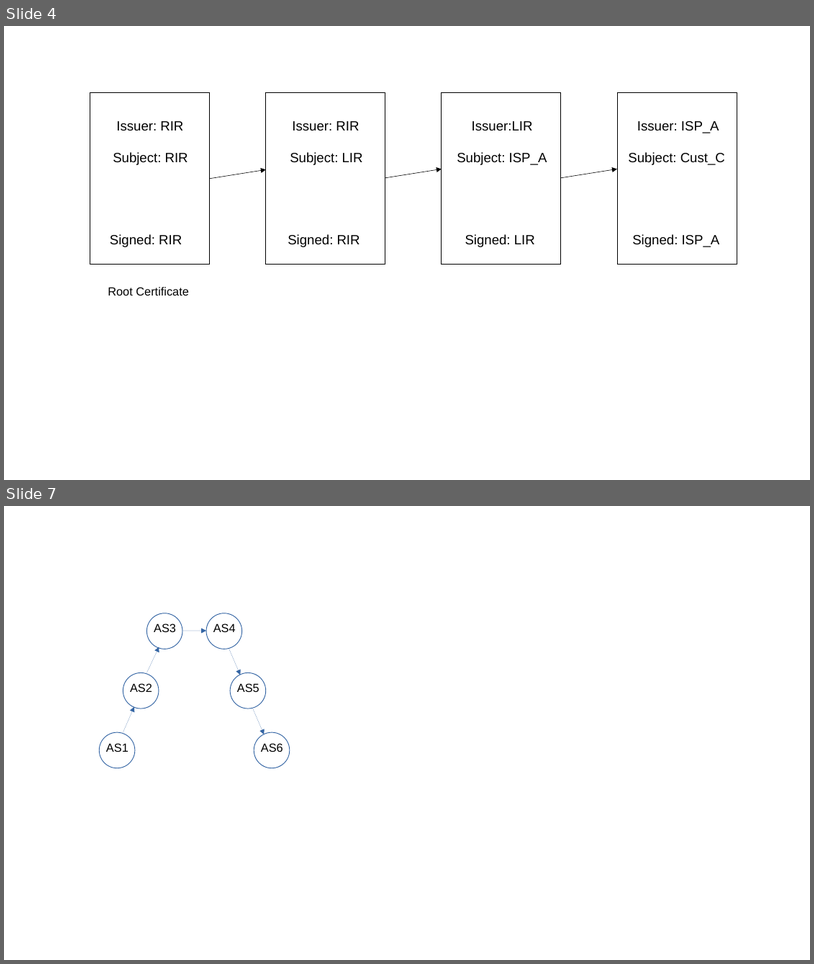
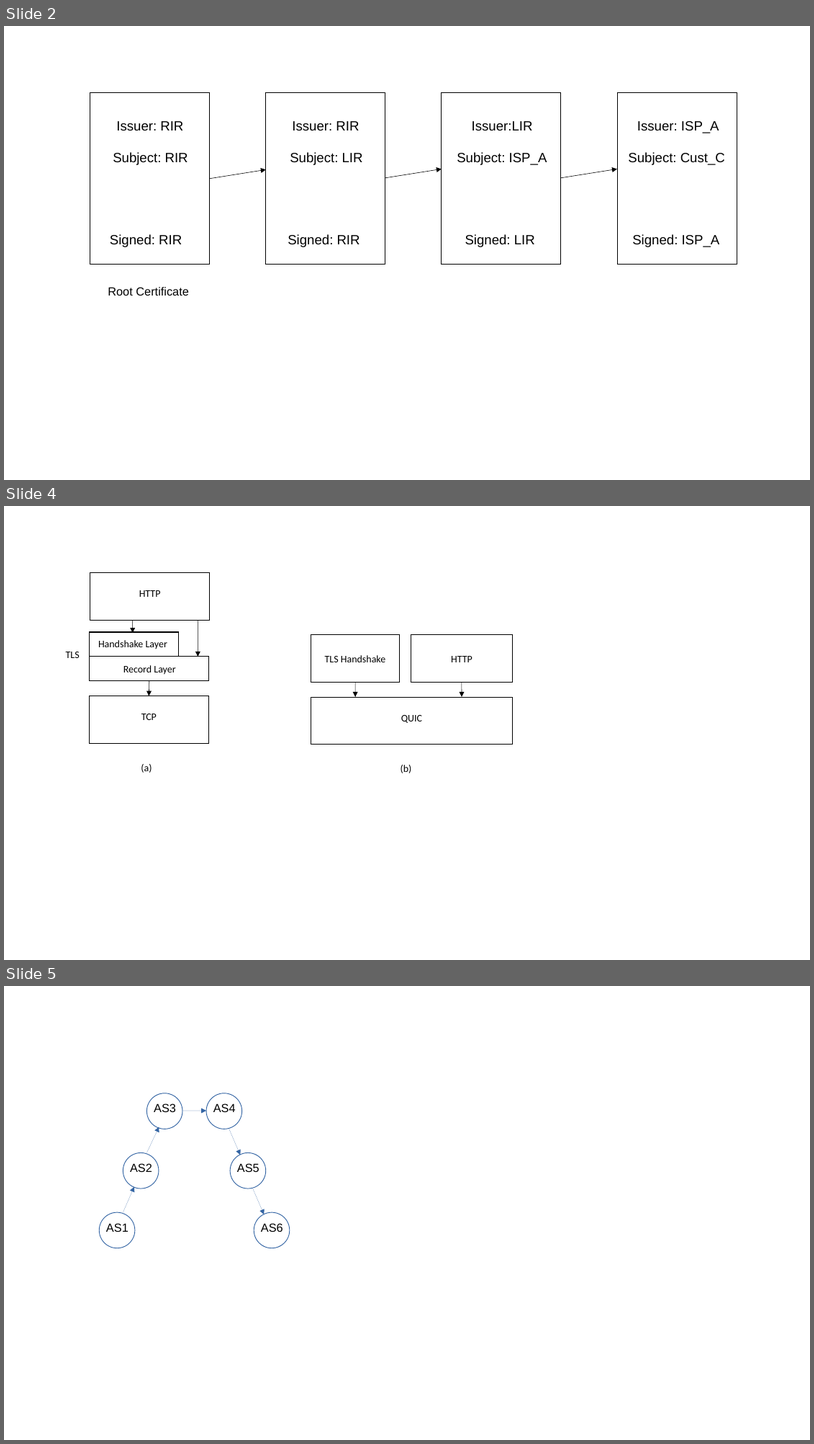
Before and after one commit to SystemsApproach/security, a slide deck: figures/SecurityFigs.odp. Shown one above the other, each under a label of ours: slides 4 and 7 before the commit, slides 2, 4 and 5 after it; the slides between them are not shown. The pictures are 814x964 and 814x1444 pixels, drawn with LibreOffice and Linux fonts; fonts in the diff are those of the drawing. Boxes give left, top, right and bottom in pixels: in the first picture for what was removed or moved away, otherwise in the second. Text is boxed around its words. In the diff, an @@ line names an element or a change of style, - is before the commit and + after.

```diff
--- a/figures/SecurityFigs.odp
+++ b/figures/SecurityFigs.odp
@@ slide 4 added at bbox=[4, 506, 810, 960], background #FFFFFF @@
@@ rectangle added at bbox=[90, 572, 211, 620], outline #000000 0.99 pt @@
@@ text added at bbox=[139, 590, 161, 597], 12 pt, text #000000 @@
+HTTP
@@ rectangle added at bbox=[89, 632, 178, 656], outline #000000 0.99 pt @@
@@ arrow added from (133, 620) to (133, 633), #000000 0.51 pt @@
@@ arrow added from (198, 620) to (198, 656), #000000 0.51 pt @@
@@ rectangle added at bbox=[311, 635, 399, 682], outline #000000 0.99 pt @@
@@ rectangle added at bbox=[411, 635, 513, 682], outline #000000 0.99 pt @@
@@ text added at bbox=[66, 651, 80, 658], 12 pt, text #000000 @@
+TLS
@@ rectangle added at bbox=[89, 656, 209, 681], outline #000000 0.99 pt @@
@@ text added at bbox=[98, 640, 167, 649], 12 pt, text #000000 @@
+Handshake Layer
@@ text added at bbox=[325, 655, 386, 662], 12 pt, text #000000 @@
+TLS Handshake
@@ text added at bbox=[451, 656, 473, 662], 12 pt, text #000000 @@
+HTTP
@@ text added at bbox=[124, 665, 175, 674], 12 pt, text #000000 @@
+Record Layer
@@ rectangle added at bbox=[89, 696, 209, 743], outline #000000 0.99 pt @@
@@ arrow added from (149, 681) to (149, 696), #000000 0.51 pt @@
@@ rectangle added at bbox=[311, 698, 513, 744], outline #000000 0.99 pt @@
@@ arrow added from (355, 682) to (355, 697), #000000 0.51 pt @@
@@ arrow added from (462, 682) to (462, 697), #000000 0.51 pt @@
@@ text added at bbox=[142, 713, 157, 720], 12 pt, text #000000 @@
+TCP
@@ text added at bbox=[401, 715, 422, 723], 12 pt, text #000000 @@
+QUIC
@@ text added at bbox=[141, 764, 152, 772], 12 pt, text #000000 @@
+(a)
@@ text added at bbox=[401, 764, 412, 773], 12 pt, text #000000 @@
+(b)
@@ what was slide 4 is now slide 2 @@
@@ what was slide 7 is now slide 5 @@
```
Also in this commit, not shown: 1 other slide added, 4 slides removed.
